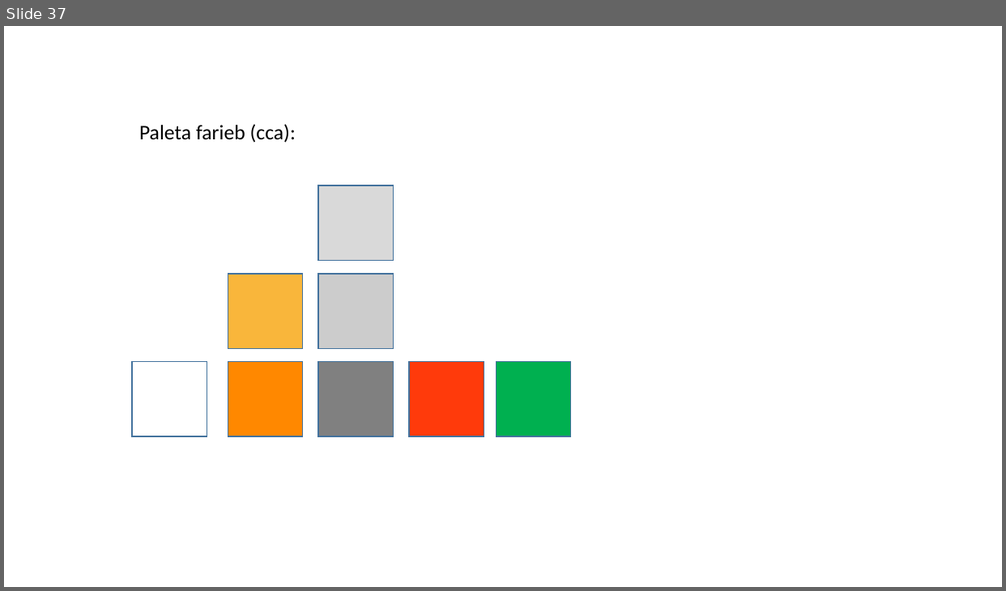
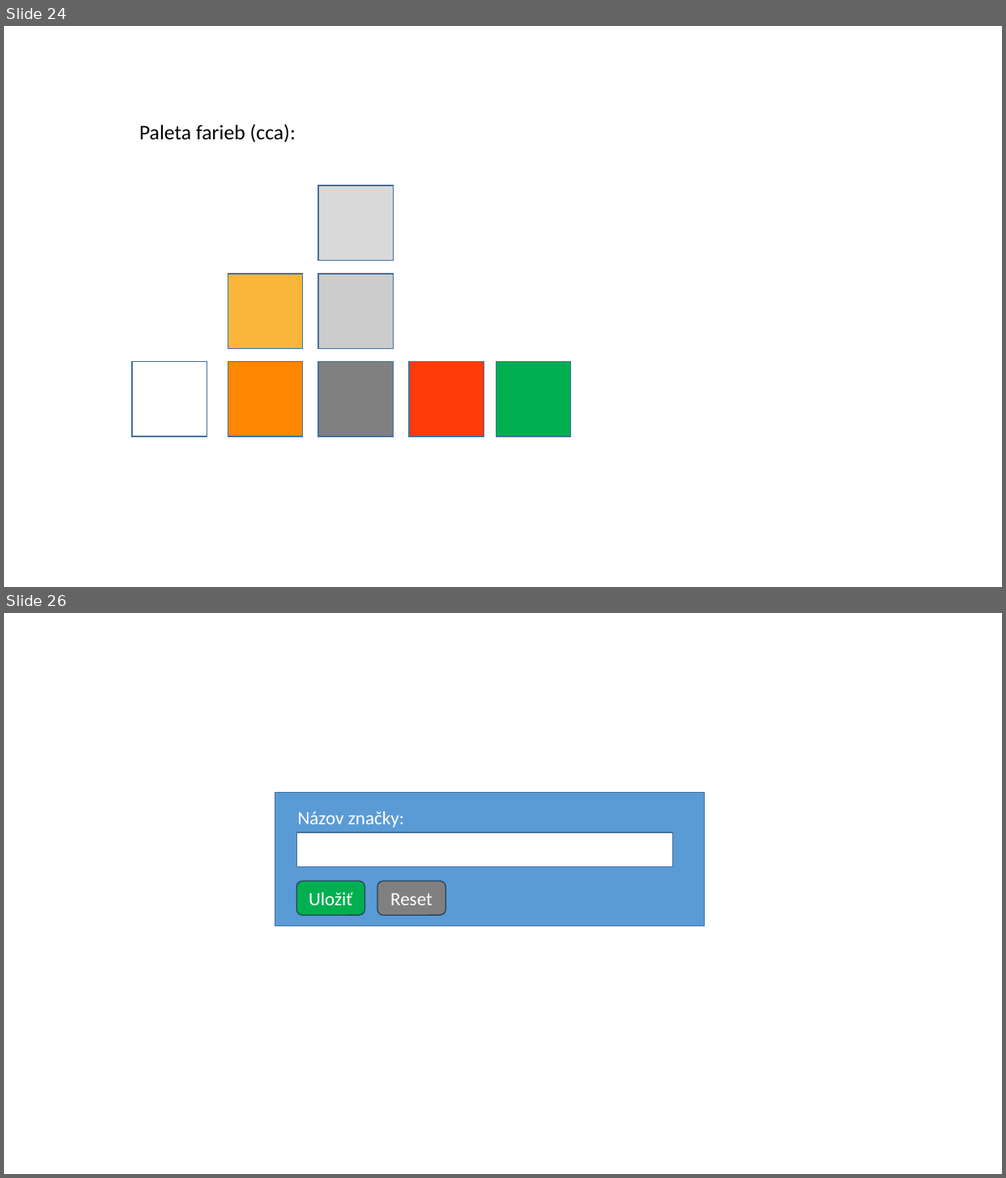
Before and after one commit to milantru/ServIS, a slide deck: docs/B-Servis WebApp UI koncept.pptx. Shown one above the other, each under a label of ours: slide 37 before the commit, slides 24 and 26 after it; the slides between them are not shown. The pictures are 1006x591 and 1006x1178 pixels, drawn with LibreOffice and Linux fonts; fonts in the diff are those of the drawing. Boxes give left, top, right and bottom in pixels: in the first picture for what was removed or moved away, otherwise in the second. Text is boxed around its words. In the diff, an @@ line names an element or a change of style, - is before the commit and + after.

```diff
--- a/docs/B-Servis WebApp UI koncept.pptx
+++ b/docs/B-Servis WebApp UI koncept.pptx
@@ slide 26 added at box(4, 613, 1002, 1174), background #FFFFFF @@
@@ rectangle added at box(275, 793, 705, 926), fill #5B9BD5, outline #43739E 1 pt @@
@@ text added at box(298, 811, 404, 828), 18 pt, text #FFFFFF @@
+Názov značky:
@@ rectangle added at box(296, 833, 673, 867), fill #FFFFFF, outline #43739E 1 pt @@
@@ rounded rectangle added at box(296, 881, 364, 915), fill #00B050, outline #28445D 1 pt, 18 pt, text #FFFFFF @@
+Uložiť
@@ rounded rectangle added at box(377, 881, 445, 915), fill #808080, outline #28445D 1 pt, 18 pt, text #FFFFFF @@
+Reset
@@ what was slide 37 is now slide 24 @@
```
Also in this commit, not shown: 7 slides changed, 29 other slides added, 25 slides removed, 47 other files.
